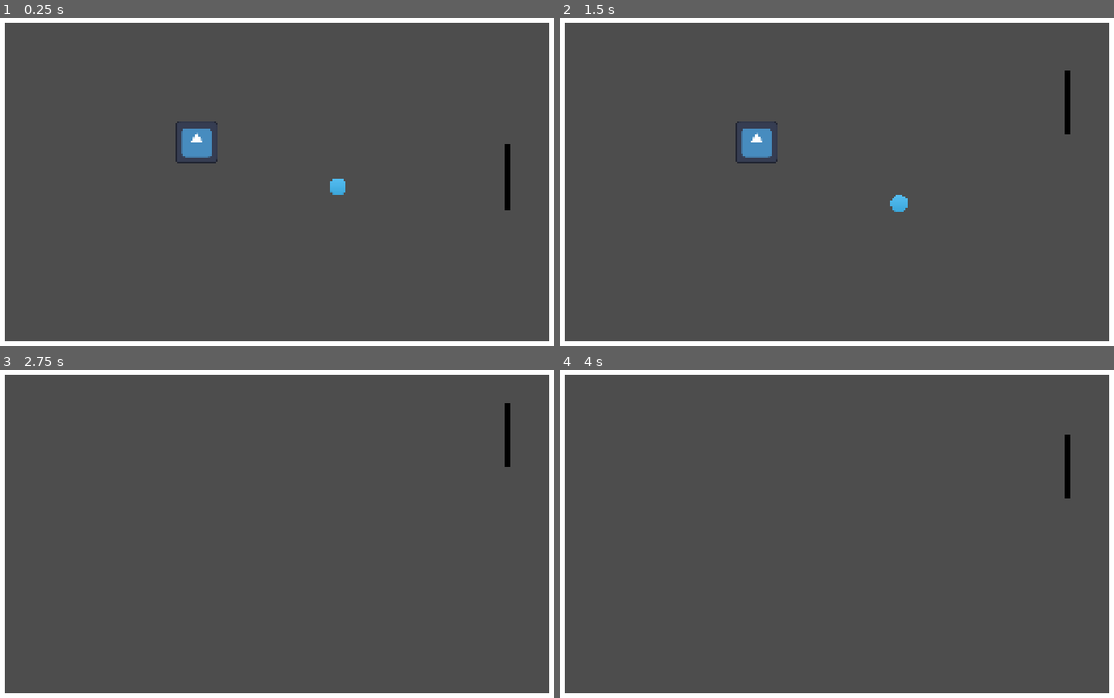
Above: before the commit, frames 1-4 (two rows, left to right).
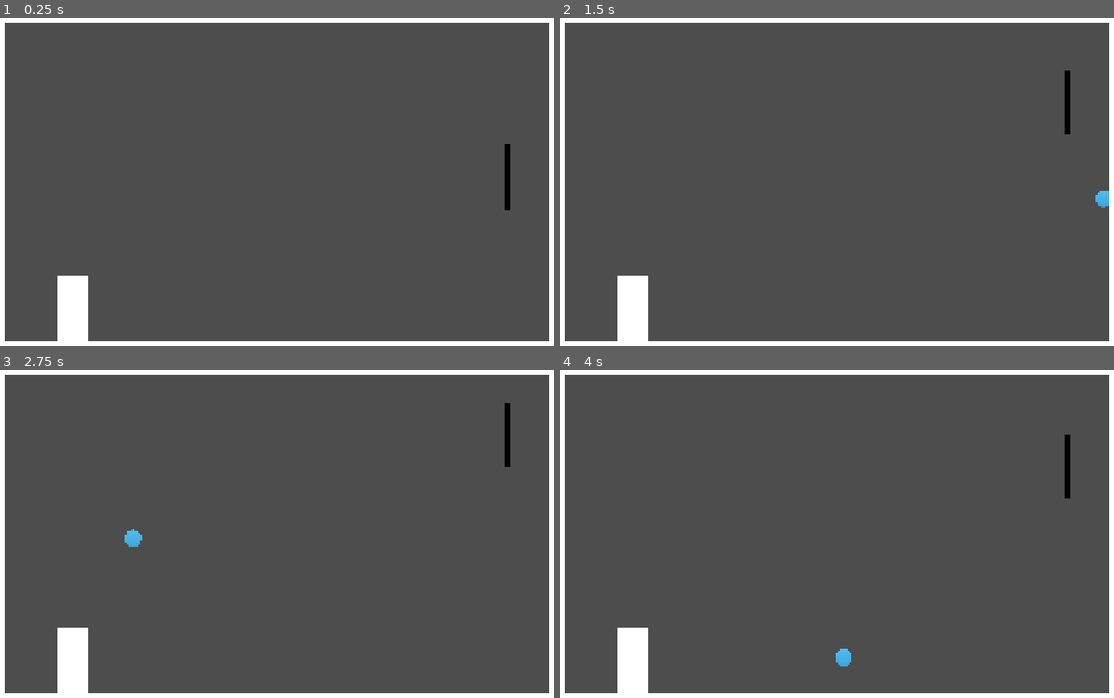
Above: after the commit, the same moments.

Repository: EmberDragons/Blobing
Game: Godot game, scene res://scenes/main.tscn
The game is run twice, just before and just after one commit, with the same random seed, the same clock (stepped at 60 frames per second) and the same inputs. The engine's default icon, where the game draws it, is replaced by a stand-in: a white triangle on a blue panel in a dark square.
Inputs:
- Up to frame 1 (0.25 s): no input
- Up to frame 2 (1.5 s): hold Up (ui_up) 0.53-1.28 s; hold Down (ui_down) from 1.28 s (still down)
- Up to frame 3 (2.75 s): release Down (ui_down) at 2.03 s; hold Up (ui_up) from 2.03 s (still down)
- Up to frame 4 (4 s): release Up (ui_up) at 3.53 s; hold Down (ui_down) from 3.53 s (still down)

The runs differ from the first frame. In frame 1, 1.9% of the frame differs, in the area x 10-63%, y 31-99%; in frame 2, 2.0%, in the area x 10-100%, y 31-99%; in frame 3, 1.2%; in frame 4, 1.2%.

Commit message:
Magician launching slimes

Diff:
--- /dev/null
+++ b/new-game-project/gameObject/magician.tscn
@@ -0,0 +1,15 @@
+[gd_scene format=3 uid="uid://c6vj7t8ep4uhc"]
+
+[sub_resource type="RectangleShape2D" id="RectangleShape2D_7odnd"]
+size = Vector2(90, 192)
+
+[node name="magician" type="RigidBody2D" unique_id=1446377657]
+
+[node name="ColorRect" type="ColorRect" parent="." unique_id=1704001594]
+offset_left = -45.0
+offset_top = -96.0
+offset_right = 45.0
+offset_bottom = 96.0
+
+[node name="CollisionShape2D" type="CollisionShape2D" parent="." unique_id=635482631]
+shape = SubResource("RectangleShape2D_7odnd")
--- a/new-game-project/scenes/main.tscn
+++ b/new-game-project/scenes/main.tscn
@@ -1,8 +1,8 @@
 [gd_scene format=3 uid="uid://155xx7s6y6ta"]
 
 [ext_resource type="PackedScene" uid="uid://dkh2s285bh32u" path="res://gameObject/player.tscn" id="1_o5qli"]
-[ext_resource type="PackedScene" uid="uid://bkbwhawm0cdv2" path="res://gameObject/blob type/fire.tscn" id="2_0wfyh"]
-[ext_resource type="PackedScene" uid="uid://bir2bgk0equ7f" path="res://gameObject/vine.tscn" id="3_sugp2"]
+[ext_resource type="PackedScene" uid="uid://c6vj7t8ep4uhc" path="res://gameObject/magician.tscn" id="4_jyhfs"]
+[ext_resource type="Script" uid="uid://dbw0cxe85gdi1" path="res://scripts/magician/magician.gd" id="5_tbgi4"]
 
 [sub_resource type="WorldBoundaryShape2D" id="WorldBoundaryShape2D_sugp2"]
 normal = Vector2(1, 0)
@@ -17,8 +17,6 @@
 
 [node name="player" parent="." unique_id=1650298364 instance=ExtResource("1_o5qli")]
 position = Vector2(732, 0)
-
-[node name="fire" parent="." unique_id=305138964 instance=ExtResource("2_0wfyh")]
 
 [node name="cam" type="Camera2D" parent="." unique_id=2026114329]
 
@@ -77,5 +75,7 @@
 offset_right = -760.0
 offset_bottom = 1182.364
 
-[node name="vine" parent="." unique_id=1081720560 instance=ExtResource("3_sugp2")]
-position = Vector2(-189, -104)
+[node name="magician" parent="." unique_id=1446377657 instance=ExtResource("4_jyhfs")]
+position = Vector2(-556, 390)
+freeze = true
+script = ExtResource("5_tbgi4")
--- /dev/null
+++ b/new-game-project/scripts/magician/magician.gd
@@ -0,0 +1,15 @@
+extends Node2D
+
+const BLOBS = [["fire", "big", "sticky"]]
+var blob = preload("res://gameObject/blob type/normal.tscn")
+
+func spawn_blob():
+	"""Make a blob spawn"""
+	var b = blob.instantiate()
+	b.position = Vector2(128., -64.)
+	b.linear_velocity = Vector2(256., -800.)
+	add_child(b)
+
+func _ready() -> void:
+	await get_tree().create_timer(0.4).timeout
+	spawn_blob()
Not shown, added: new-game-project/scripts/magician/magician.gd.uid
